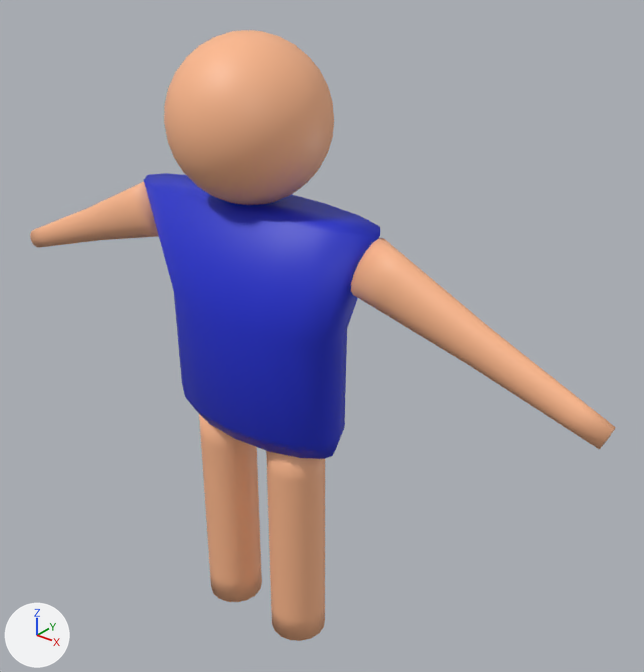
The glTF model assets/limbperson.glb: old version first, new version second.
Camera for both pictures: a 50 mm lens placed at (2.28, -2.42, 3.03), pointed at (0.18, 0.2, 1.4). Every picture has the same lights, and +X, +Y and +Z are marked at lower left. The older version comes first. Vertices at exactly the same position are counted once.
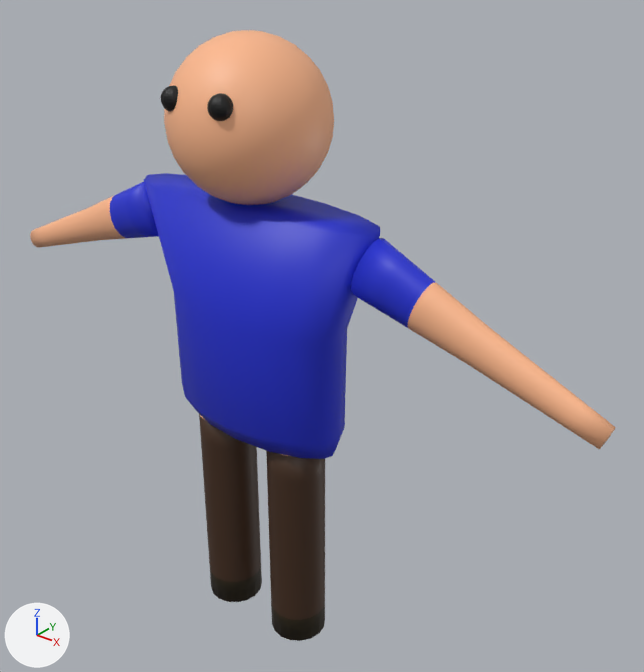
The newer file is also rescaled (x0.65) as a whole; pictures and numbers use the older file's frame.

Where the change shows, as pixel boxes (x1, y1, x2, y2) in the pictures (644 x 672 px):
'Sphere.001', added (black): after (161, 85, 233, 121)
part 1 of me_cylinder_002, recoloured (beige to brown): (199, 414, 261, 582) in both
part 2 of me_cylinder_002, recoloured (beige to black): (210, 565, 262, 602) in both
part 3 of me_cylinder_003, recoloured (beige to brown): (266, 451, 325, 620) in both
part 4 of me_cylinder_003, recoloured (beige to black): (271, 603, 325, 641) in both
part 5 of me_cylinder_004, recoloured (beige to blue): (351, 238, 435, 329) in both
part 6 of me_cylinder_005, recoloured (beige to blue): (110, 182, 159, 238) in both

The change, as a diff of the scene's bpy script:
```diff
--- a/assets/limbperson.glb.py
+++ b/assets/limbperson.glb.py
@@ mat_pants @@
+mat_pants = principled_material('pants')
+mat_pants.base_color = (0.0578, 0.0244, 0.00989)  # brown #442b19
@@ mat_shoes @@
+mat_shoes = principled_material('shoes')
+mat_shoes.base_color = (0.0216, 0.0131, 0.000907)  # black #281e03
@@ mat_eye @@
+mat_eye = principled_material('eye')
+mat_eye.base_color = (0.0, 0.0, 0.0)  # black #000000
@@ me_cylinder_002 @@
 me_cylinder_002.from_pydata(...)  # 144 vertices, 284 faces; spans x -0.325..-0.075, y -0.125..0.125, z -1.052..-0.052
 # used by ob_cylinder_001; location = (0.0, 0.0, 1.052)
+# me_cylinder_002 part 1: 224 faces spanning x -0.325..-0.075, y -0.125..0.125, z -0.927..-0.052 switch from mat_skin (beige #ffb98e) to mat_pants (brown #442b19)
+# me_cylinder_002 part 2: 32 faces spanning x -0.325..-0.075, y -0.125..0.125, z -1.052..-0.927 switch from mat_skin (beige #ffb98e) to mat_shoes (black #281e03)
@@ me_cylinder_003 @@
 me_cylinder_003.from_pydata(...)  # 144 vertices, 284 faces; spans x 0.075..0.325, y -0.125..0.125, z -1.052..-0.052
 # used by ob_cylinder_002; location = (0.0, 0.0, 1.052)
+# me_cylinder_003 part 3: 224 faces spanning x 0.075..0.325, y -0.125..0.125, z -0.927..-0.052 switch from mat_skin (beige #ffb98e) to mat_pants (brown #442b19)
+# me_cylinder_003 part 4: 32 faces spanning x 0.075..0.325, y -0.125..0.125, z -1.052..-0.927 switch from mat_skin (beige #ffb98e) to mat_shoes (black #281e03)
@@ me_cylinder_004 @@
 me_cylinder_004.from_pydata(...)  # 144 vertices, 284 faces; spans x 0.508..1.505, y -0.084..0.084, z 0.422..0.93
 # used by ob_cylinder_003; location = (0.0, 0.0, 1.052)
+# me_cylinder_004 part 5: 78 faces spanning x 0.508..0.821, y -0.084..0.084, z 0.631..0.93 switch from mat_skin (beige #ffb98e) to mat_body (blue #202fd2)
@@ me_cylinder_005 @@
 me_cylinder_005.from_pydata(...)  # 144 vertices, 284 faces; spans x -1.504..-0.507, y -0.084..0.084, z 0.422..0.93
 # used by ob_cylinder_004; location = (0.0, 0.0, 1.052)
+# me_cylinder_005 part 6: 78 faces spanning x -0.82..-0.507, y -0.084..0.084, z 0.631..0.93 switch from mat_skin (beige #ffb98e) to mat_body (blue #202fd2)
@@ me_sphere_001 @@
+me_sphere_001.from_pydata(...)  # a UV sphere (16 segments, 16 rings, poles along z) spanning x 0.069..0.162, y -0.307..-0.215, z 1.314..1.406; a UV sphere (16 segments, 16 rings, poles along z) spanning x -0.162..-0.069, y -0.307..-0.215, z 1.314..1.406
+me_sphere_001.materials.append(mat_eye)  # black #000000
@@ ob_sphere_001 @@
+ob_sphere_001 = bpy.data.objects.new('Sphere.001', me_sphere_001)
+ob_sphere_001.location = (0.0, 0.0, 1.052)
```
